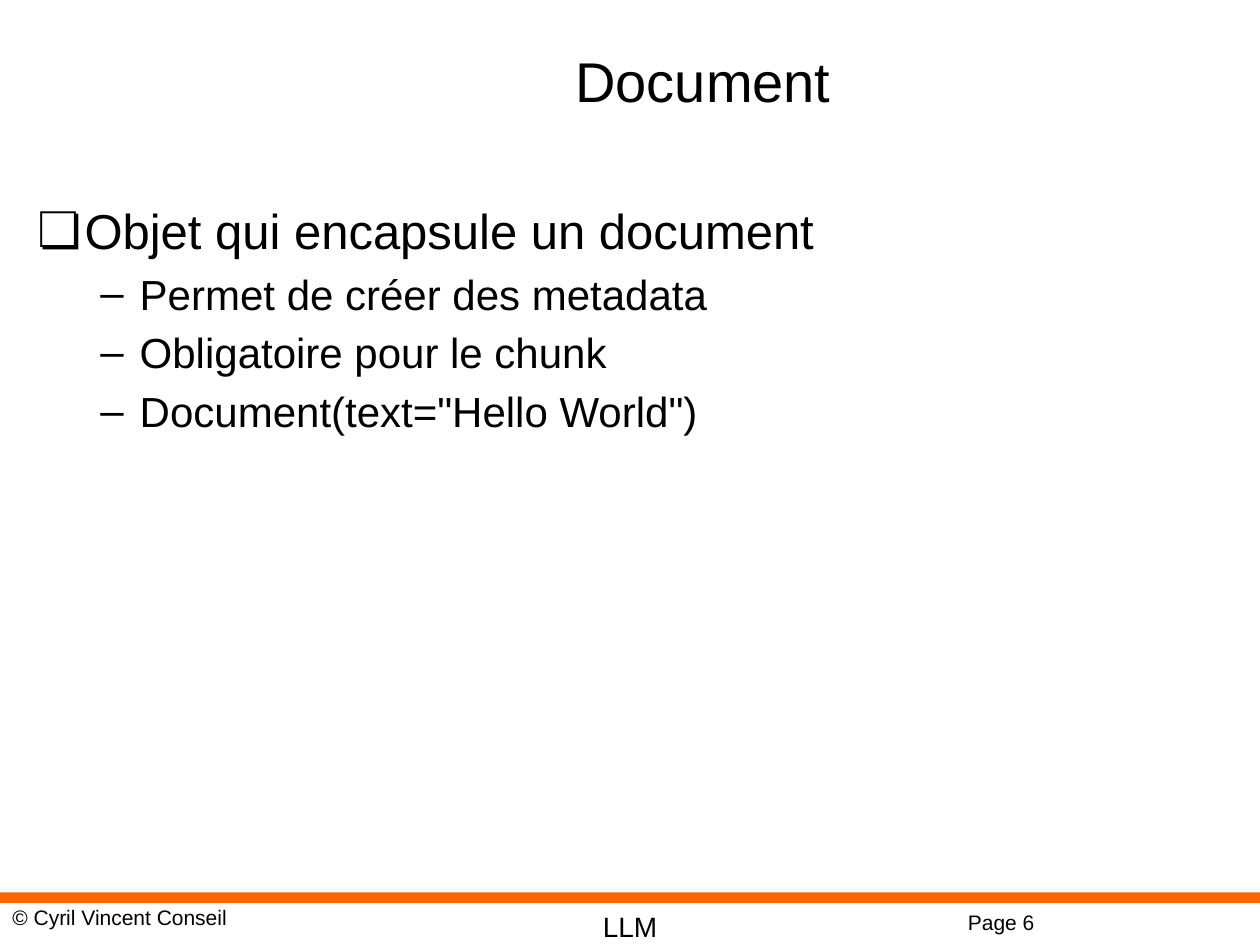
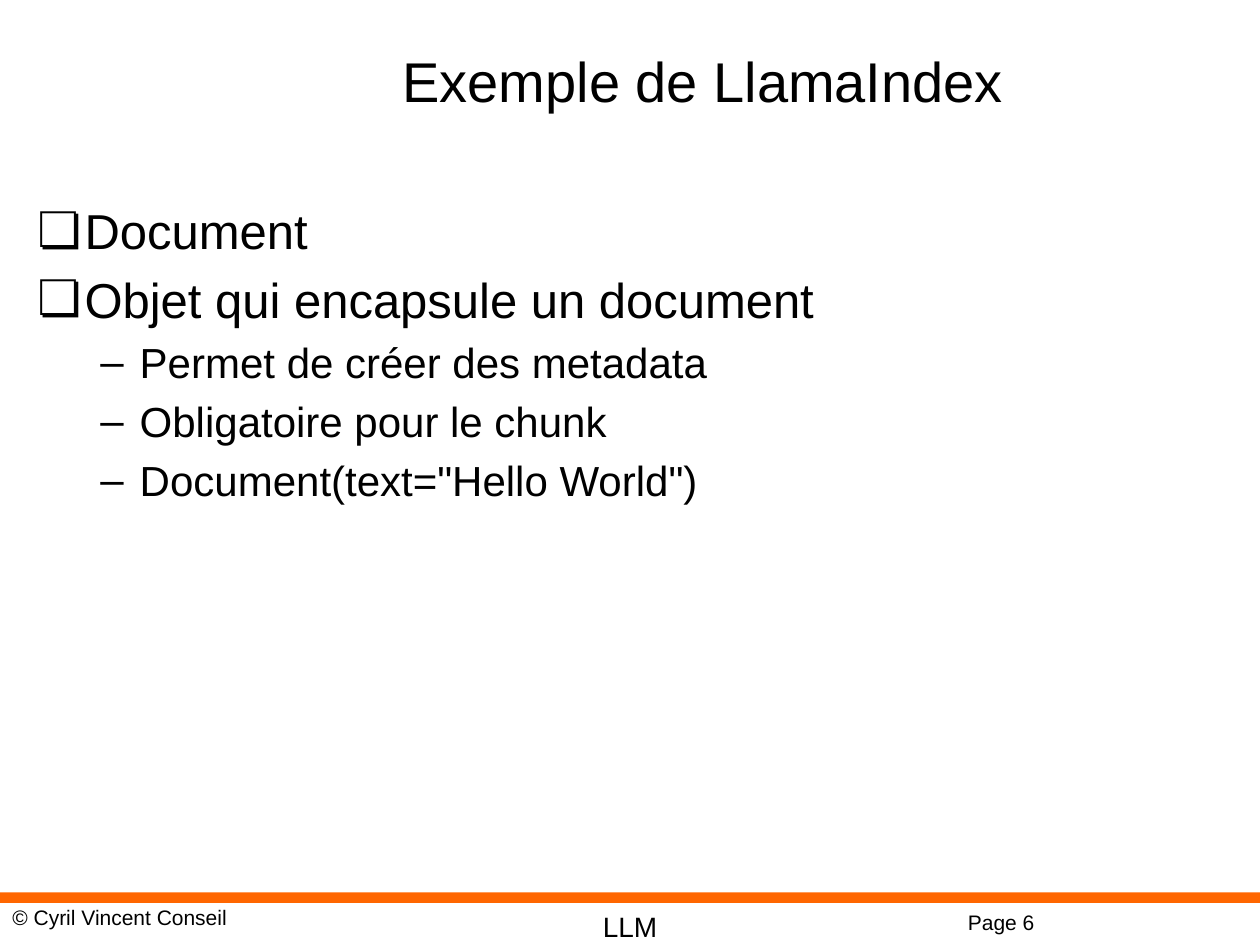
Before and after one commit to cyrilvincent/rag, a slide deck: slide 6 of ppt/RAG06-Frameworks.pptx. Drawn at 1260x945 pixels with LibreOffice and Linux fonts; fonts in the diff are those of the drawing; background and template pictures are left out. Boxes give left, top, right and bottom in pixels: in the first picture for what was removed or moved away, otherwise in the second. Text is boxed around its words. In the diff, an @@ line names an element or a change of style, - is before the commit and + after.

```diff
--- a/ppt/RAG06-Frameworks.pptx
+++ b/ppt/RAG06-Frameworks.pptx
@@ title at <box>402,61,1002,113</box>: text changed @@
-Document
+Exemple de LlamaIndex
@@ text at <box>85,215,308,250</box>: paragraph added @@
+❏ Document
```
Also in this commit, not shown: 2 other slides changed, 23 other files.
